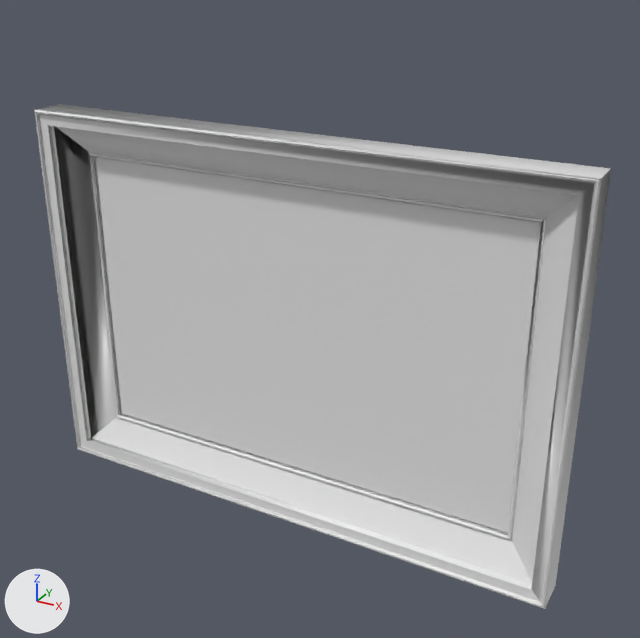
The OBJ model app/src/main/assets/Data/models/wallpaint.obj: old version first, new version second.
Before and after are seen from a 50 mm lens placed at (12.3, -22.6, 10.9), pointed at (0.5, -1.0, 0.1). Every picture has the same lights, and +X, +Y and +Z are marked at lower left. Materials are left out; every surface is plain grey. Where no turn or scale is listed for an object, it has been applied to the vertices. Vertices at the same position are counted once.

In view in the first picture: 'Plane', 'Plane.001_Plane'.
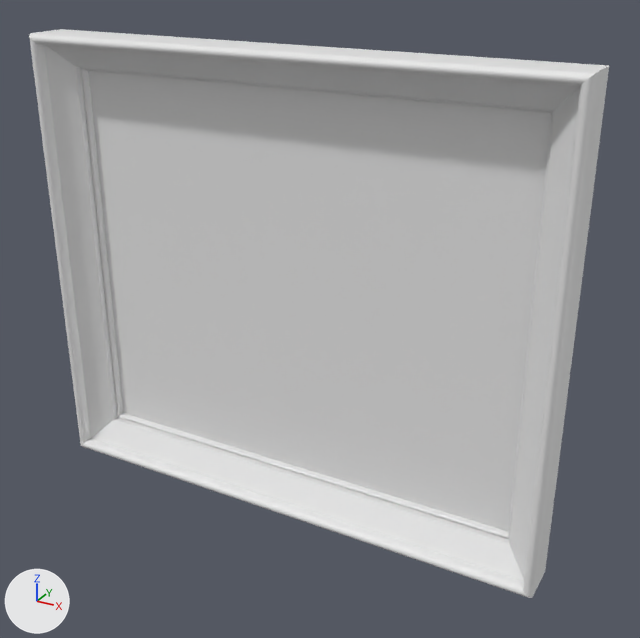
The newer file is also rescaled (x1.307), turned or shifted as a whole; pictures and numbers use the older file's frame.

Location of each change, [x1, y1, x2, y2] in pixels of the pictures (640 x 638 px):
'Plane', reshaped (23% taller)
    before: [96, 157, 540, 533]
    after: [88, 70, 552, 531]
'Plane.001_Plane', deleted
    before: [34, 104, 611, 609]
'Cube', added
    after: [29, 29, 609, 598]

The change, as a diff of the scene's bpy script:
```diff
--- a/app/src/main/assets/Data/models/wallpaint.obj.py
+++ b/app/src/main/assets/Data/models/wallpaint.obj.py
@@ me_plane @@
 me_plane.from_pydata(...)  # 4 vertices, 1 face; spans x -7.97..6.89, y -0.88, z -5.51..4.13
 # used by ob_plane; location = (0.0, 0.0, 0.0)
-me_plane.vertices[0].co = (6.89, -0.88, 4.13)
-me_plane.vertices[1].co = (-7.97, -0.88, 4.13)  # pixel (95, 156)
+# me_plane part 1
+me_plane.vertices[0].co = (6.89, -0.88, 6.97)
+me_plane.vertices[1].co = (-7.97, -0.88, 6.97)
@@ me_cube @@
+me_cube.from_pydata(...)  # 191 vertices, 149 faces; spans x -8.8..8.3, y -2.0..-0.5, z -8.0..6.7
@@ ob_plane_001_plane @@
-ob_plane_001_plane = bpy.data.objects.new('Plane.001_Plane', me_plane_001_plane)
-ob_plane_001_plane.location = (0.0, 0.0, 0.0)
@@ ob_cube @@
+ob_cube = bpy.data.objects.new('Cube', me_cube)
+ob_cube.location = (-0.29, -0.15, 1.4)
```
